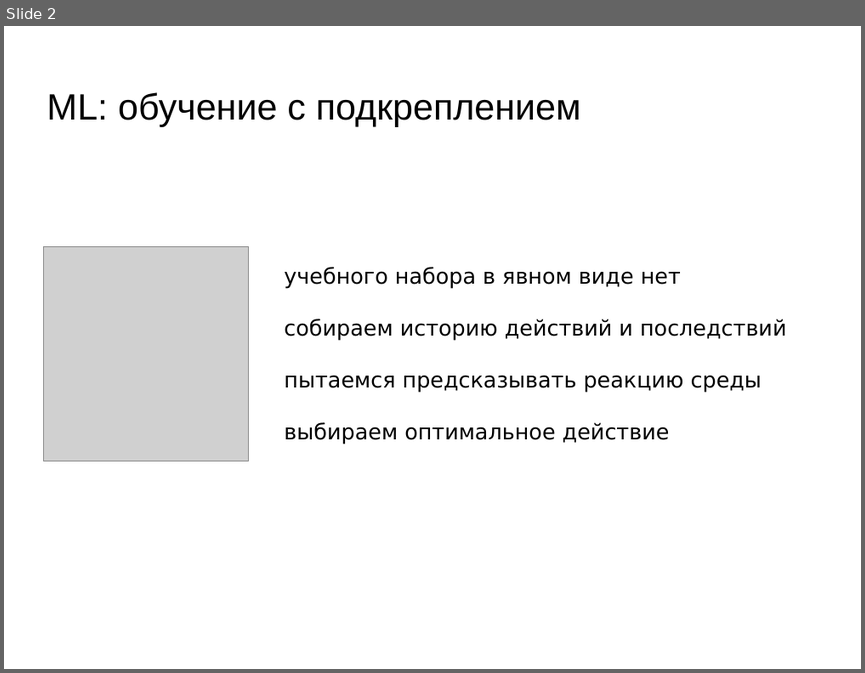
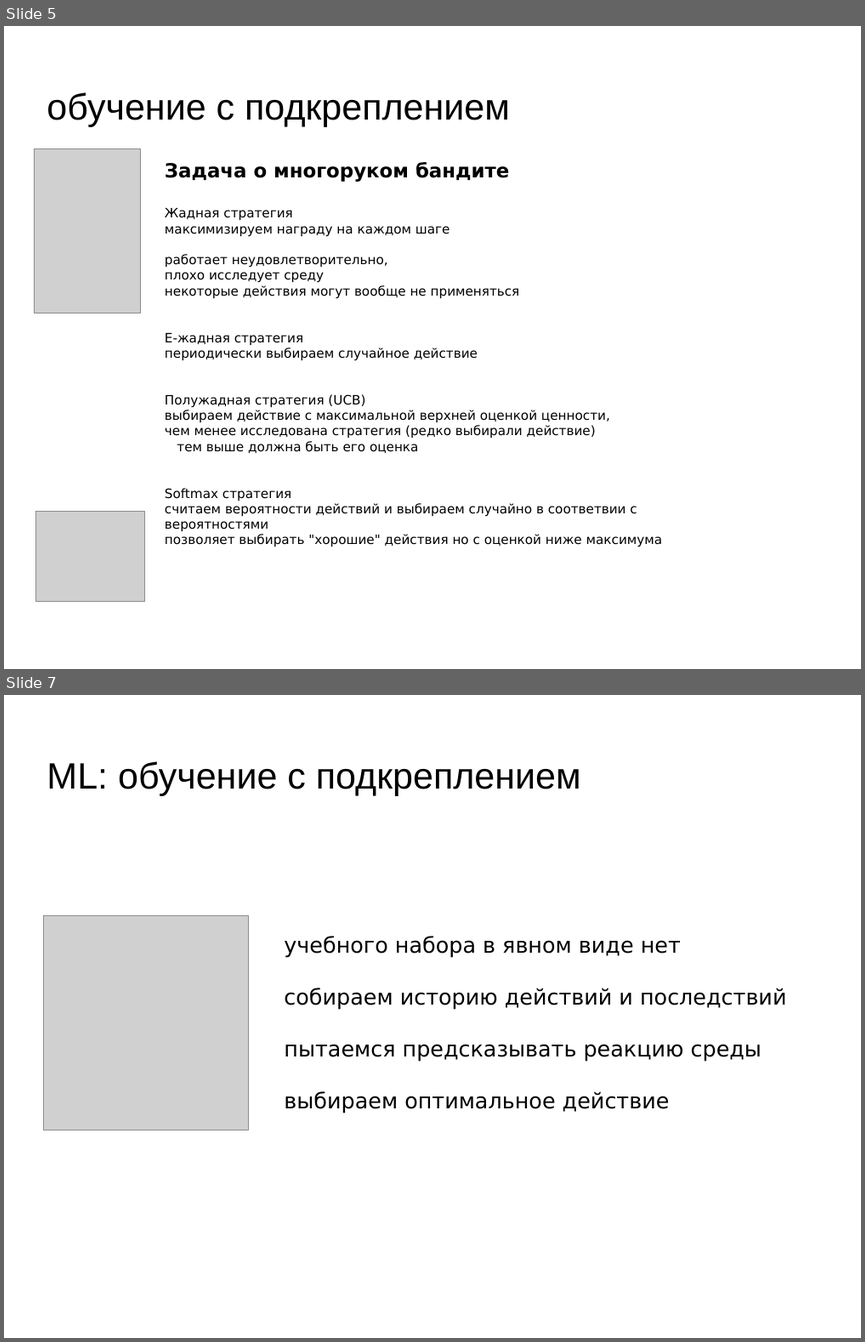
Before and after one commit to mechanoid5/ml_lectorium_legacy, a slide deck: 34-reinforcement-learning.odp. Shown one above the other, each under a label of ours: slide 2 before the commit, slides 5 and 7 after it; the slides between them are not shown. The pictures are 865x673 and 865x1342 pixels, drawn with LibreOffice and Linux fonts; fonts in the diff are those of the drawing; grey boxes stand for pictures; background and template pictures are left out. Boxes give left, top, right and bottom in pixels: in the first picture for what was removed or moved away, otherwise in the second. Text is boxed around its words. In the diff, an @@ line names an element or a change of style, - is before the commit and + after.

```diff
--- a/34-reinforcement-learning.odp
+++ b/34-reinforcement-learning.odp
@@ slide 5 added at [4,26,861,669], background picture (left out) @@
@@ title added at [46,92,510,127], 33.9 pt, text #000000 @@
+обучение с подкреплением
@@ picture added at [35,148,141,312] @@
@@ text added at [165,162,663,547], 12 pt, text #000000 @@
+Задача о многоруком бандите
+Жадная стратегия
+максимизируем награду на каждом шаге
+работает неудовлетворительно,
+плохо исследует среду
+некоторые действия могут вообще не применяться
+E-жадная стратегия
+периодически выбираем случайное действие
+Полужадная стратегия (UCB)
+выбираем действие с максимальной верхней оценкой ценности,
+чем менее исследована стратегия (редко выбирали действие)
+тем выше должна быть его оценка
+Softmax стратегия
+считаем вероятности действий и выбираем случайно в соответвии с вероятностями
+позволяет выбирать "хорошие" действия но с оценкой ниже максимума
@@ picture added at [36,511,145,601] @@
@@ what was slide 2 is now slide 7 @@
```
Also in this commit, not shown: 1 slide changed, 4 other slides added.
